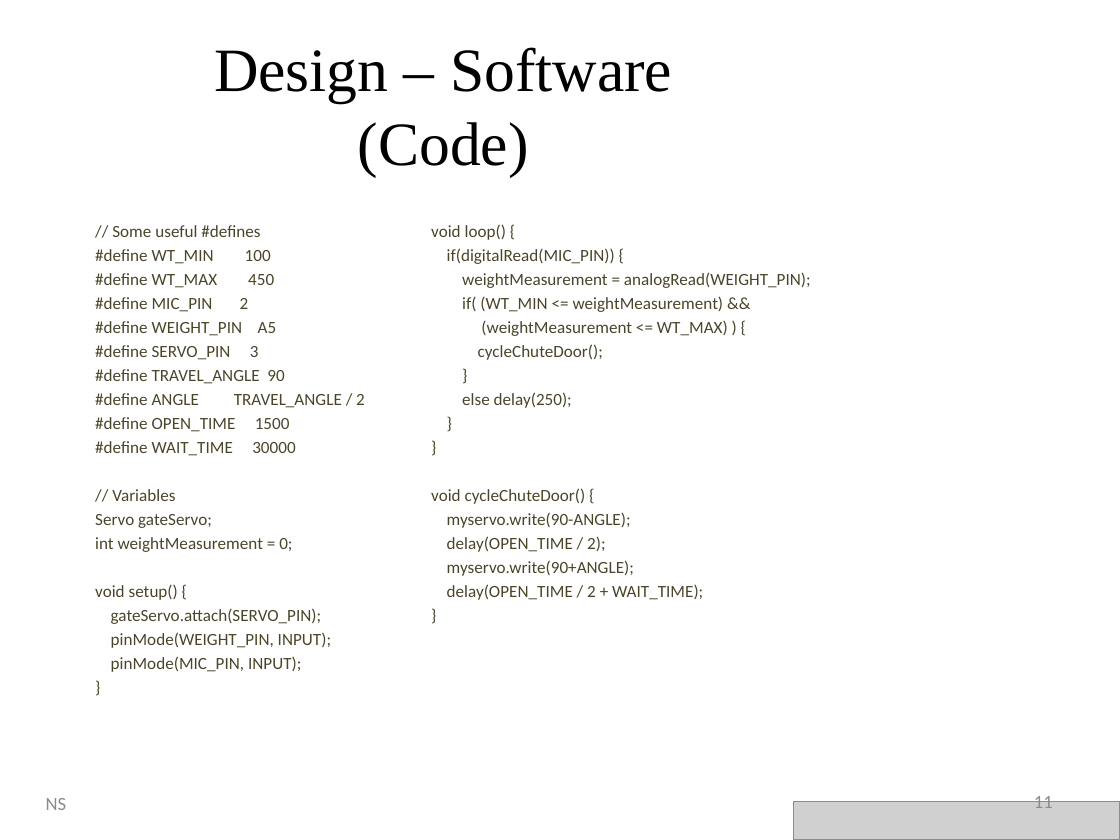
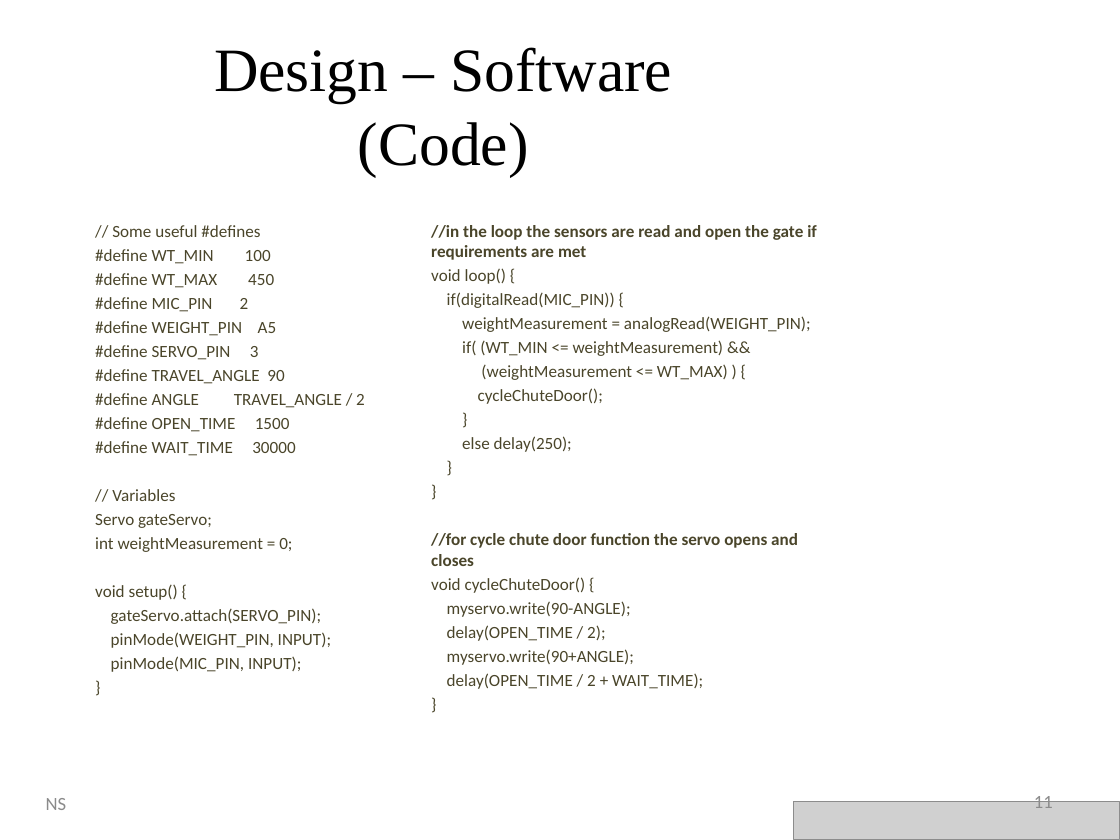
Before and after one commit to Stevie-Nicks-and-the-Xaybanha-Zhous/SelectiveBirdFeeder, a slide deck: slide 11 of Smart_Bird_Feeder_Presentation.pptx. Drawn at 1120x840 pixels with LibreOffice and Linux fonts; fonts in the diff are those of the drawing; grey boxes stand for pictures; background and template pictures are left out. Boxes give left, top, right and bottom in pixels: in the first picture for what was removed or moved away, otherwise in the second. Text is boxed around its words. In the diff, an @@ line names an element or a change of style, - is before the commit and + after.

```diff
--- a/Smart_Bird_Feeder_Presentation.pptx
+++ b/Smart_Bird_Feeder_Presentation.pptx
@@ text at [431, 225, 817, 260]: paragraph added @@
+//in the loop the sensors are read and open the gate if requirements are met
@@ text at [431, 533, 798, 566]: paragraph added @@
+//for cycle chute door function the servo opens and closes
```
Also in this commit, not shown: 5 other slides changed, 1 slide added.
